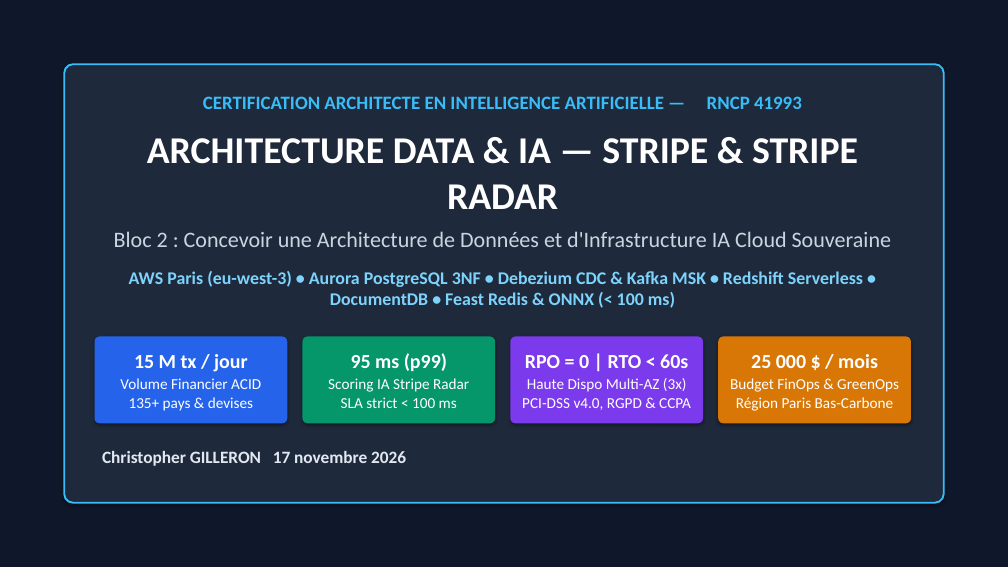
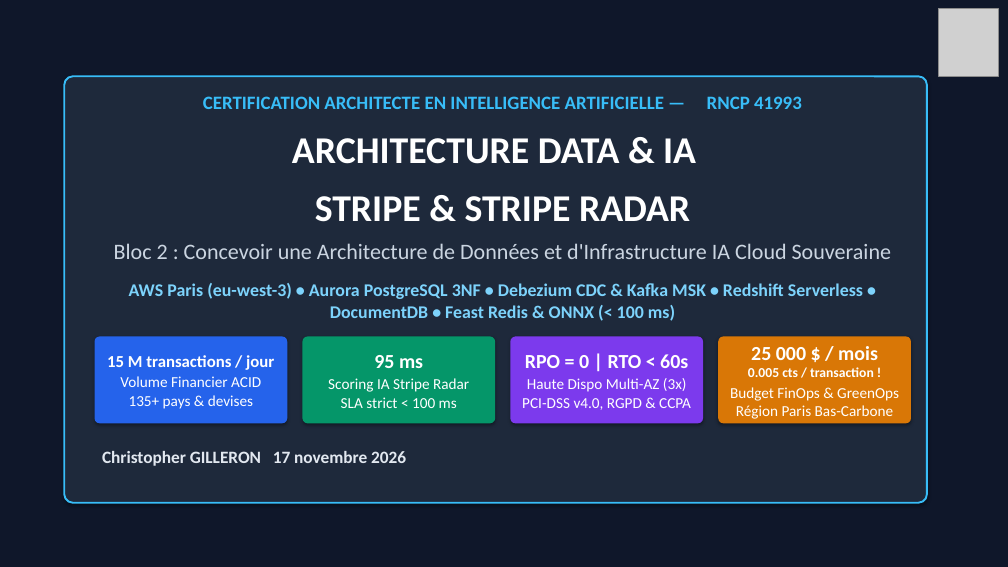
Before and after one commit to Elkristobal59/CERTIFICATION_AIA, a slide deck: slide 1 of 02_BLOC_2_ARCHITECTURE_STRIPE/LIVRABLES/PRESENTATION_STRIPE_BLOC2.pptx. Drawn at 1008x567 pixels with LibreOffice and Linux fonts; fonts in the diff are those of the drawing; grey boxes stand for pictures. Boxes give left, top, right and bottom in pixels: in the first picture for what was removed or moved away, otherwise in the second. Text is boxed around its words. In the diff, an @@ line names an element or a change of style, - is before the commit and + after.

```diff
--- a/02_BLOC_2_ARCHITECTURE_STRIPE/LIVRABLES/PRESENTATION_STRIPE_BLOC2.pptx
+++ b/02_BLOC_2_ARCHITECTURE_STRIPE/LIVRABLES/PRESENTATION_STRIPE_BLOC2.pptx
@@ picture added at [939, 8, 999, 76] @@
@@ rounded rectangle: place and size @@
-rounded rectangle at [64, 64, 944, 503]
+rounded rectangle at [64, 76, 927, 503]
@@ text at [292, 138, 696, 222]: text changed @@
-ARCHITECTURE DATA & IA — STRIPE & STRIPE RADAR
+ARCHITECTURE DATA & IA
+STRIPE & STRIPE RADAR
@@ text in rounded rectangle at [107, 355, 274, 370]: text changed; size 19 to 16 pt @@
-15 M tx / jour
+15 M transactions / jour
@@ text in rounded rectangle at [374, 355, 423, 368]: text changed @@
-95 ms (p99)
+95 ms
@@ text in rounded rectangle at [748, 367, 874, 377]: paragraph added @@
+0.005 cts / transaction !
```
Also in this commit, not shown: 5 other slides changed, 1 slide added, 6 other files.
